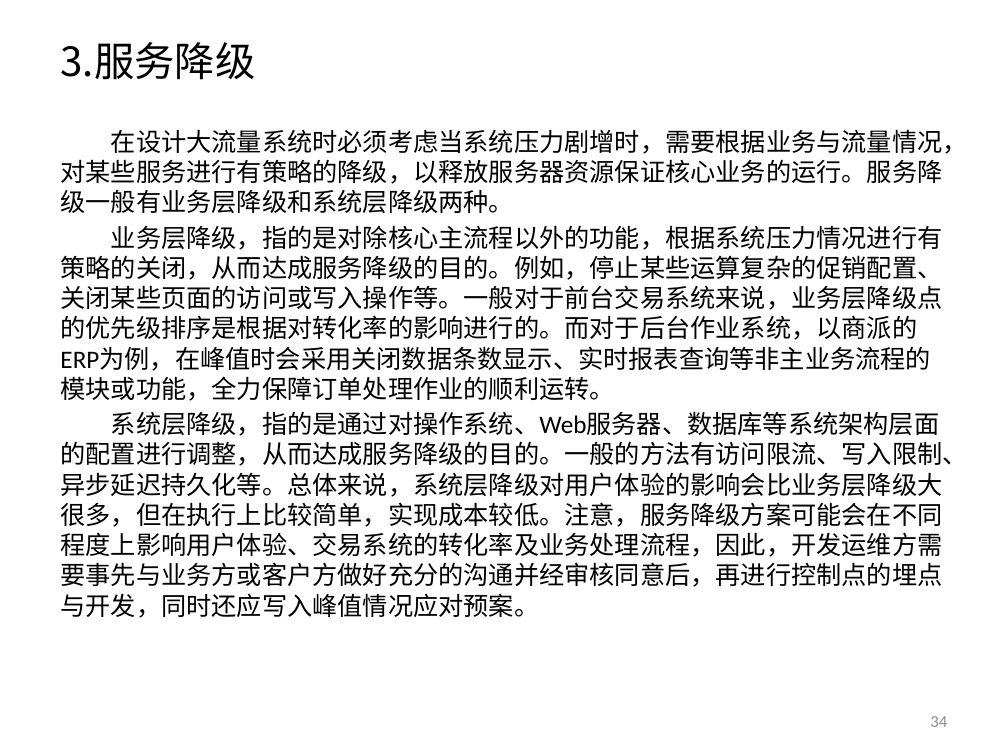
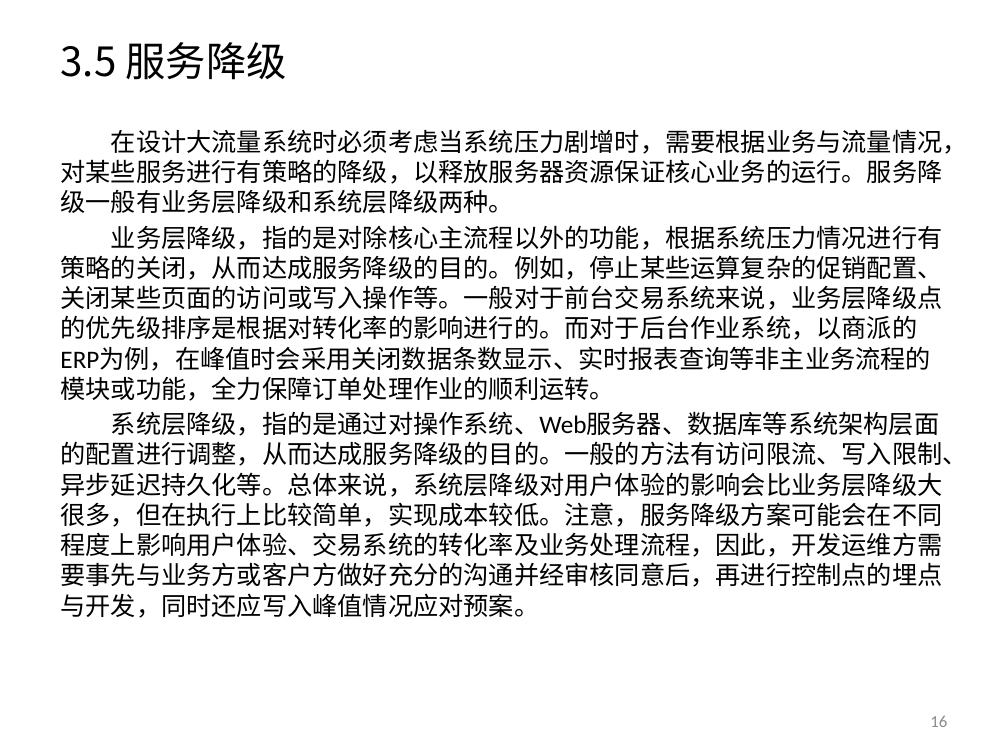
Before and after one commit to yessur3808/neural, a slide deck: slide 16 of docs/Neural_设计方案_V1.3.pptx (slide 34 before the commit). Drawn at 1008x756 pixels with LibreOffice and Linux fonts; fonts in the diff are those of the drawing. Boxes give left, top, right and bottom in pixels: in the first picture for what was removed or moved away, otherwise in the second. Text is boxed around its words. In the diff, an @@ line names an element or a change of style, - is before the commit and + after.

```diff
--- a/docs/Neural_设计方案_V1.3.pptx
+++ b/docs/Neural_设计方案_V1.3.pptx
@@ title at <box>60,42,286,80</box>: text changed @@
-3.服务降级
+3.5 服务降级
@@ page number at <box>930,716,947,727</box>: text changed @@
-34
+16
```
Also in this commit, not shown: 16 other slides changed, 2 slides added, 15 slides removed.
